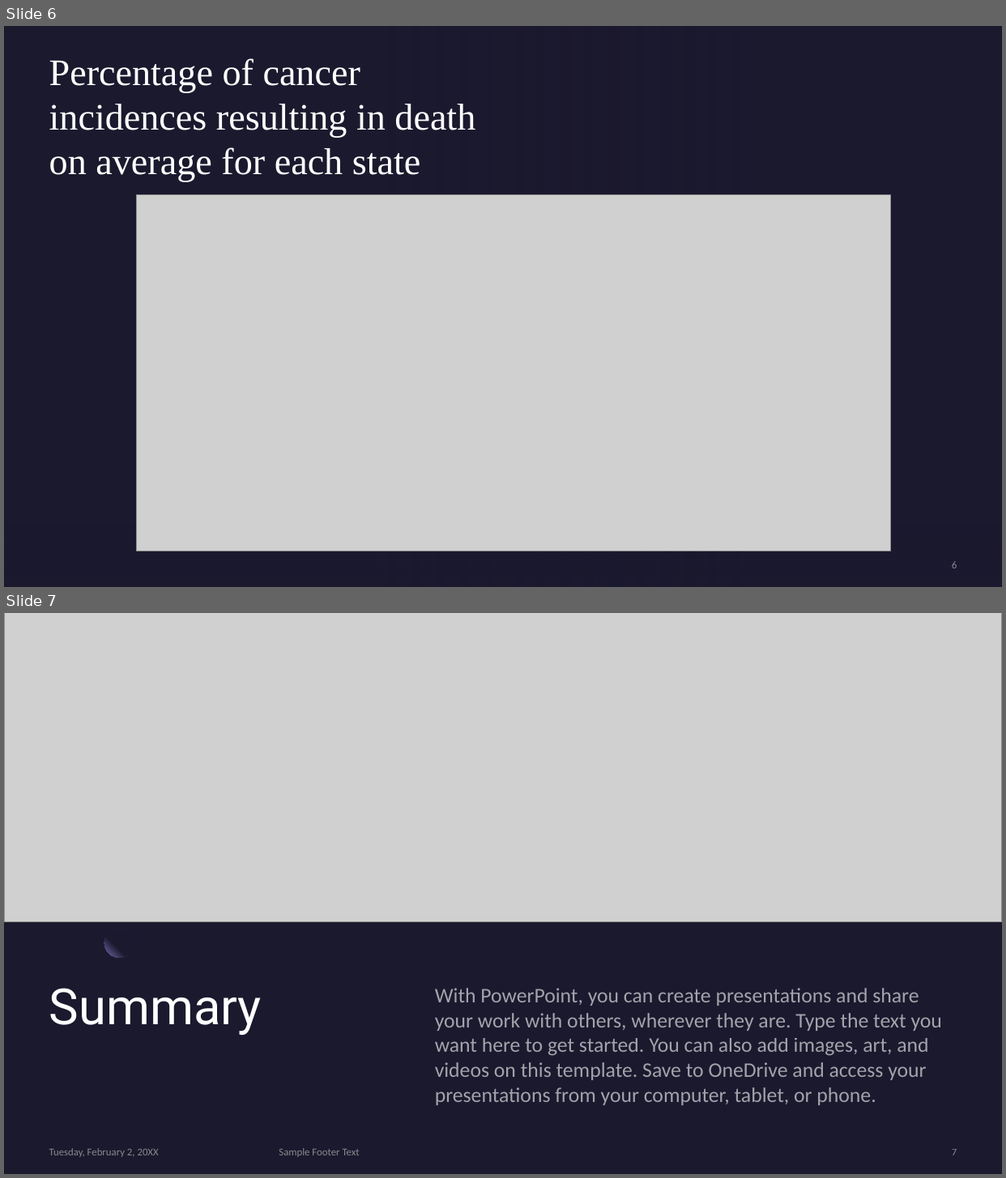
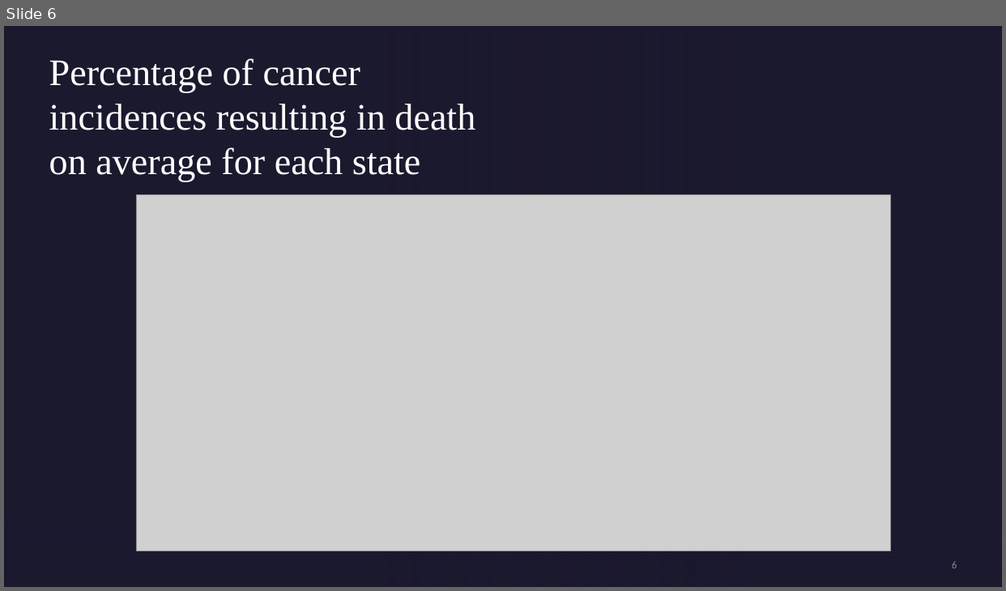
Before and after one commit to Chemistasaurus/Project-1, a slide deck: Project 1 Powerpoint.pptx. Shown one above the other, each under a label of ours: slides 6 and 7 before the commit, slide 6 after it. The pictures are 1006x1178 and 1006x591 pixels, drawn with LibreOffice and Linux fonts; fonts in the diff are those of the drawing; grey boxes stand for pictures; background and template pictures are left out. Boxes give left, top, right and bottom in pixels: in the first picture for what was removed or moved away, otherwise in the second. Text is boxed around its words. In the diff, an @@ line names an element or a change of style, - is before the commit and + after.

Commit message:
Updating powerpoint

```diff
--- a/Project 1 Powerpoint.pptx
+++ b/Project 1 Powerpoint.pptx
@@ slide 7 removed at (4, 613, 1002, 1174), background #1B192E @@
@@ picture removed at (4, 613, 1002, 922) @@
@@ ellipse removed at (104, 928, 134, 957) @@
@@ title removed at (49, 988, 262, 1035) @@
-Summary
@@ text removed at (435, 988, 942, 1105) @@
-With PowerPoint, you can create presentations and share your work with others, wherever they are. Type the text you want here to get started. You can also add images, art, and videos on this template. Save to OneDrive and access your presentations from your computer, tablet, or phone.
@@ text removed at (49, 1148, 159, 1157) @@
-Tuesday, February 2, 20XX
@@ text removed at (279, 1148, 360, 1157) @@
-Sample Footer Text
@@ page number removed at (952, 1149, 957, 1156) @@
-7
```
Also in this commit, not shown: 2 slides added, 1 other slide removed.
